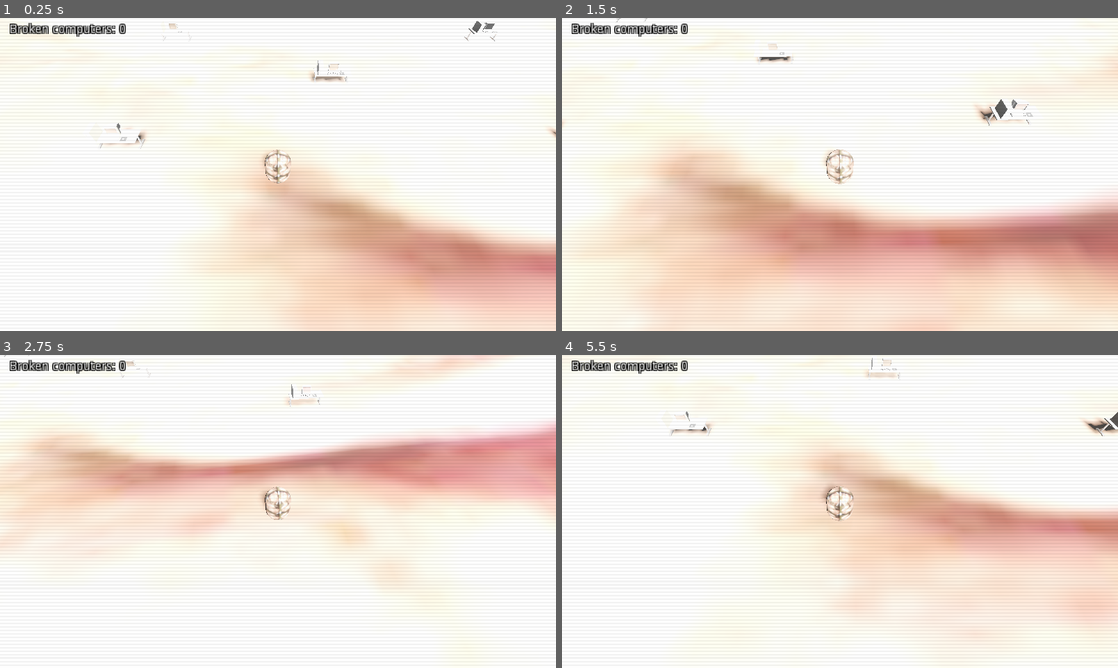
Above: before the commit, frames 1-4 (two rows, left to right).
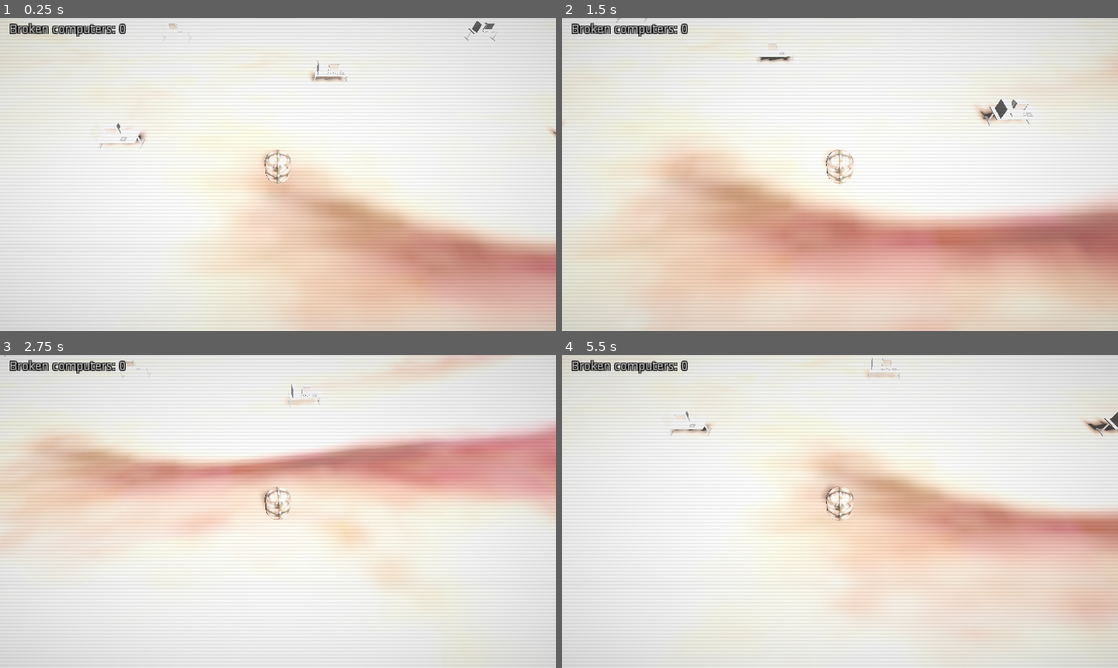
Above: after the commit, the same moments.

Repository: thinwire/Helldesk
Game: Godot game, scene res://nodes/gameworld.tscn
Two runs of this game, one before a commit and one after it. Both use one fixed random seed, a clock stepped at 60 frames per second and the inputs below.
Inputs:
- Up to frame 1 (0.25 s): no input
- Up to frame 2 (1.5 s): tap Enter (ui_accept) at 0.5, 0.77 s; hold Right (ui_right) 0.53-1.28 s; hold Down (ui_down) from 1.28 s (still down)
- Up to frame 3 (2.75 s): tap Enter (ui_accept) at 1.52 s; release Down (ui_down) at 2.03 s; hold Right (ui_right) from 2.03 s (still down)
- Up to frame 4 (5.5 s): release Right (ui_right) at 2.78 s; hold Up (ui_up) 2.78-3.53 s; tap Enter (ui_accept) at 3.02, 3.77, 4.52 s; hold Left (ui_left) 3.53-5.03 s; hold Down (ui_down) from 5.03 s (still down)

The runs differ from the first frame. In frame 1, 8.9% of the frame differs, in the area x 0-100%, y 0-100%; in frame 2, 9.2%; in frame 3, 9.3%; in frame 4, 9.3%.

Commit message:
Add vignette postprocess

Diff:
--- a/nodes/gameworld.tscn
+++ b/nodes/gameworld.tscn
@@ -56,10 +56,12 @@
 [node name="postprocessLayer" type="CanvasLayer" parent="."]
 layer = 2
 
-[node name="crtshader" type="TextureRect" parent="postprocessLayer"]
+[node name="shader" type="TextureRect" parent="postprocessLayer"]
 material = ExtResource( 6 )
-margin_right = 1280.0
-margin_bottom = 720.0
+margin_left = -64.0
+margin_top = -64.0
+margin_right = 4032.0
+margin_bottom = 1984.0
 texture = ExtResource( 7 )
 expand = true
 __meta__ = {
--- a/shaders/postprocess.tres
+++ b/shaders/postprocess.tres
@@ -6,6 +6,7 @@
 uniform float bright = 1.0;
 uniform float dark   = 0.7;
 uniform float width  = 10.0;
+uniform float vignette = 0.6;
 
 vec3 crt_effect(in vec3 color, in float pixel_y) {
 	vec3 result;
@@ -19,12 +20,20 @@
 	return result;
 }
 
-//
-// Apply a
-//
+vec3 vignette_effect(in vec3 color, in vec2 uv) {
+	uv *= 2.0;
+	uv -= 1.0;
+	uv *= 0.28;
+	float l = length(uv);
+
+	return color * clamp(1.0 - pow(l, 2), vignette, 1.0);
+}
+
 void fragment() {
 	vec3 c = textureLod(SCREEN_TEXTURE, SCREEN_UV, 0.0).rgb;
-	COLOR.rgb = crt_effect(c, (SCREEN_UV / SCREEN_PIXEL_SIZE).y);
+	c = crt_effect(c, (SCREEN_UV / SCREEN_PIXEL_SIZE).y);
+	c = vignette_effect(c, SCREEN_UV);
+	COLOR.rgb = c;
 }
 "
 
@@ -33,3 +42,4 @@
 shader_param/bright = 1.0
 shader_param/dark = 0.95
 shader_param/width = 5.0
+shader_param/vignette = 0.6
